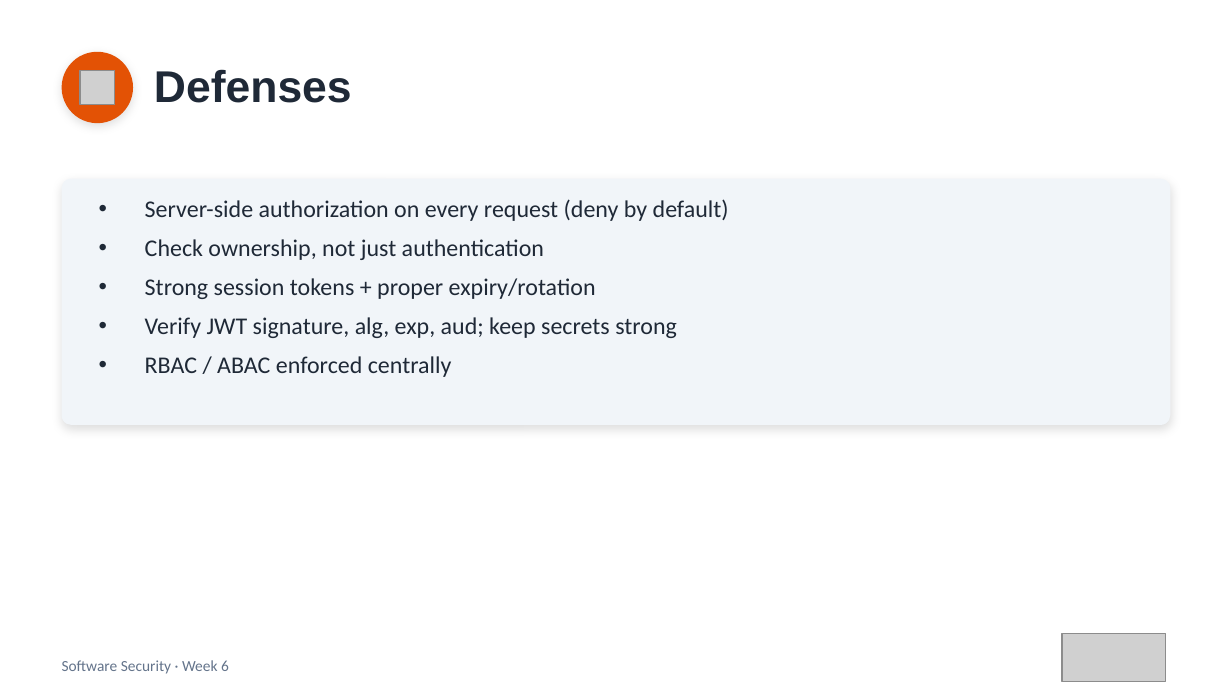
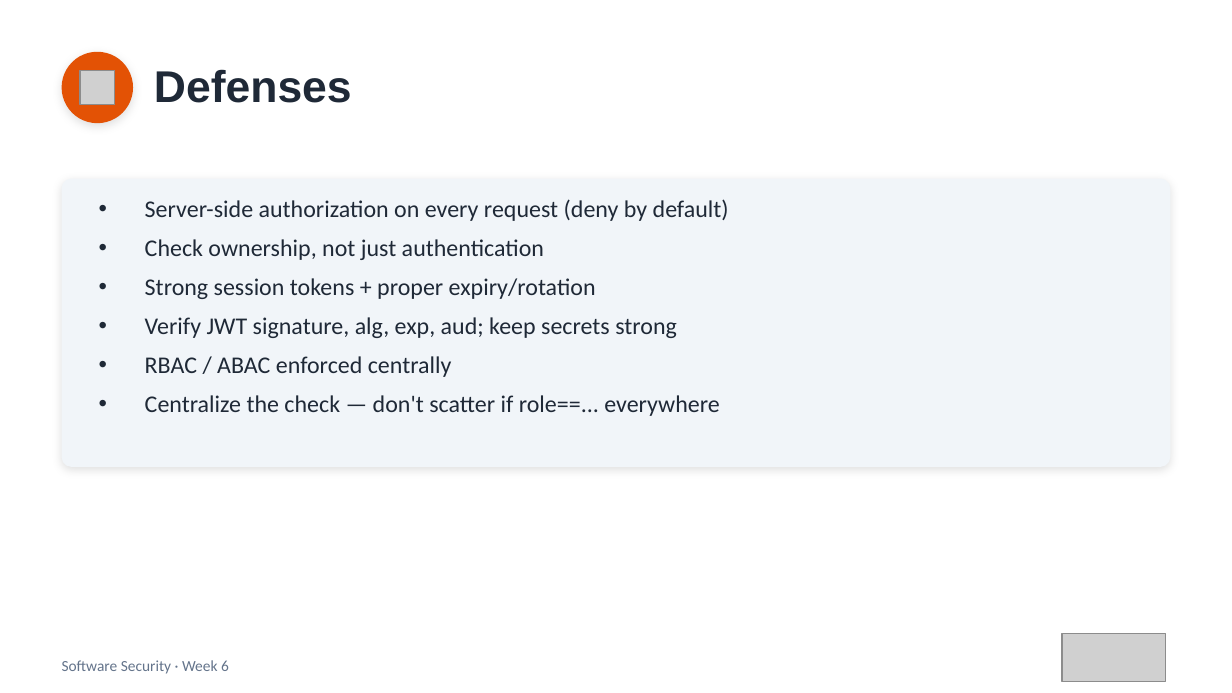
Before and after one commit to nutthakorn7/software-security, a slide deck: slide 13 of slides/pptx/week06.pptx. Drawn at 1232x693 pixels with LibreOffice and Linux fonts; fonts in the diff are those of the drawing; grey boxes stand for pictures. Boxes give left, top, right and bottom in pixels: in the first picture for what was removed or moved away, otherwise in the second. Text is boxed around its words. In the diff, an @@ line names an element or a change of style, - is before the commit and + after.

```diff
--- a/slides/pptx/week06.pptx
+++ b/slides/pptx/week06.pptx
@@ rounded rectangle resized from (x1=62, y1=179, x2=1170, y2=425) to (x1=62, y1=179, x2=1170, y2=467) @@
@@ rounded rectangle at (x1=62, y1=179, x2=1170, y2=467): proportions changed @@
@@ text at (x1=145, y1=395, x2=719, y2=416): paragraph added @@
+• Centralize the check — don't scatter if role==... everywhere
```
Also in this commit, not shown: 1 other slide changed, 5 other files.
